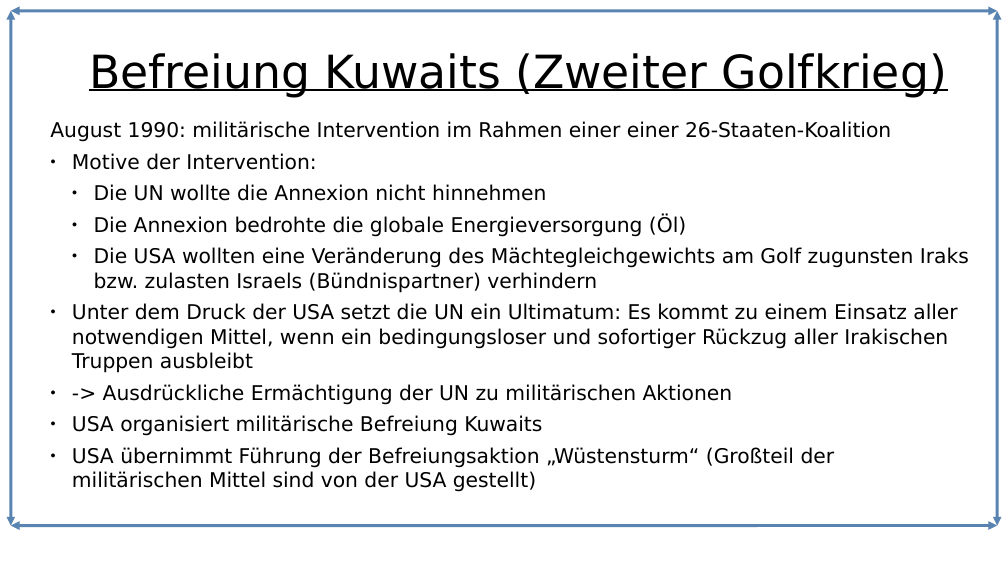
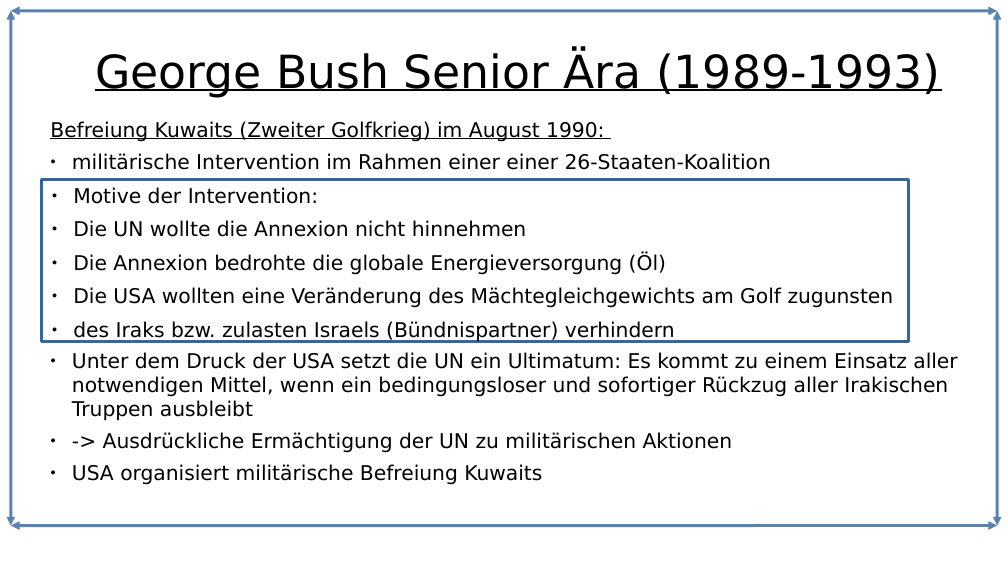
Before and after one commit to Lacrimus/Referat-Geschichte-USA-die-einzig-verbleibende-Weltmacht-, a slide deck: slide 5 of USA-die-einzig-verbleibende-Weltmacht.odp (slide 3 before the commit). Drawn at 1008x567 pixels with LibreOffice and Linux fonts; fonts in the diff are those of the drawing. Boxes give left, top, right and bottom in pixels: in the first picture for what was removed or moved away, otherwise in the second. Text is boxed around its words. In the diff, an @@ line names an element or a change of style, - is before the commit and + after.

```diff
--- a/USA-die-einzig-verbleibende-Weltmacht.odp
+++ b/USA-die-einzig-verbleibende-Weltmacht.odp
@@ title at box(95, 53, 941, 98): text changed @@
-Befreiung Kuwaits (Zweiter Golfkrieg)
+George Bush Senior Ära (1989-1993)
@@ text at box(50, 121, 771, 170): text changed @@
-August 1990: militärische Intervention im Rahmen einer einer 26-Staaten-Koalition
-● Motive der Intervention:
-  ● Die UN wollte die Annexion nicht hinnehmen
-  ● Die Annexion bedrohte die globale Energieversorgung (Öl)
-  ● Die USA wollten eine Veränderung des Mächtegleichgewichts am Golf zugunsten Iraks bzw. zulasten Israels (Bündnispartner) verhindern
+Befreiung Kuwaits (Zweiter Golfkrieg) im August 1990:
+● militärische Intervention im Rahmen einer einer 26-Staaten-Koalition
@@ rectangle added at box(41, 180, 909, 342), fill #FFFFFF, outline #3465A4 2.3 pt, 16 pt, text #000000 @@
+● Motive der Intervention:
+● Die UN wollte die Annexion nicht hinnehmen
+● Die Annexion bedrohte die globale Energieversorgung (Öl)
+● Die USA wollten eine Veränderung des Mächtegleichgewichts am Golf zugunsten
+● des Iraks bzw. zulasten Israels (Bündnispartner) verhindern
@@ text at box(72, 447, 835, 492): paragraph removed @@
-● USA übernimmt Führung der Befreiungsaktion „Wüstensturm“ (Großteil der militärischen Mittel sind von der USA gestellt)
```
Also in this commit, not shown: 16 other slides changed, 3 slides added, 1 slide removed, 9 other files.
